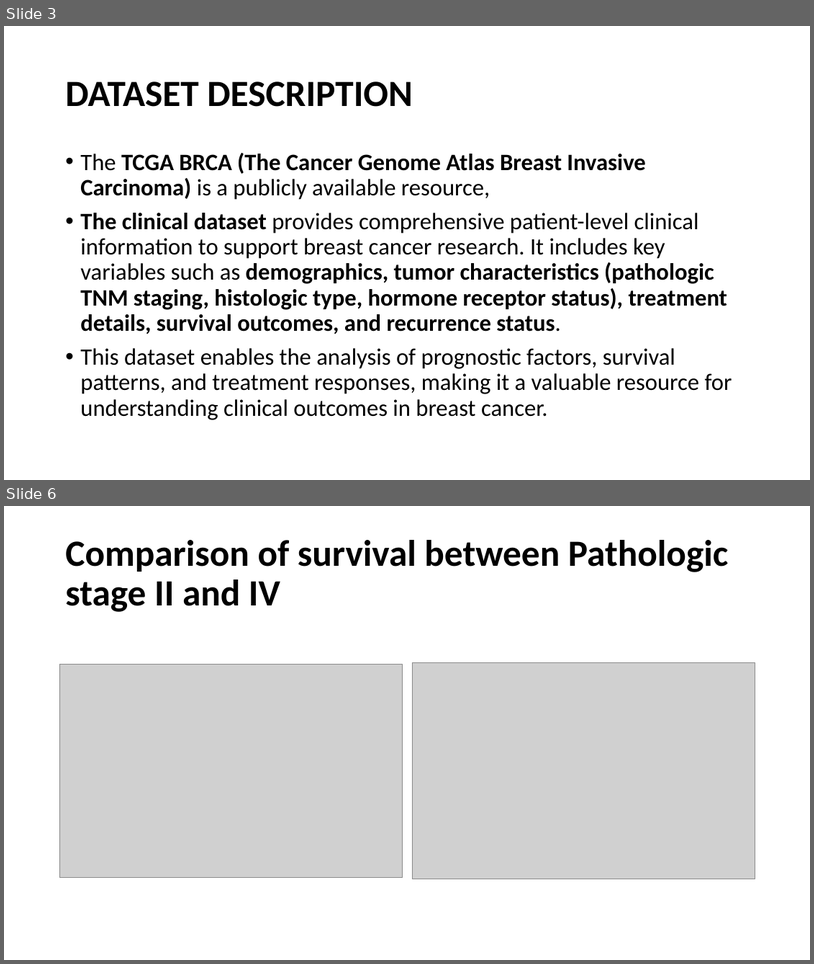
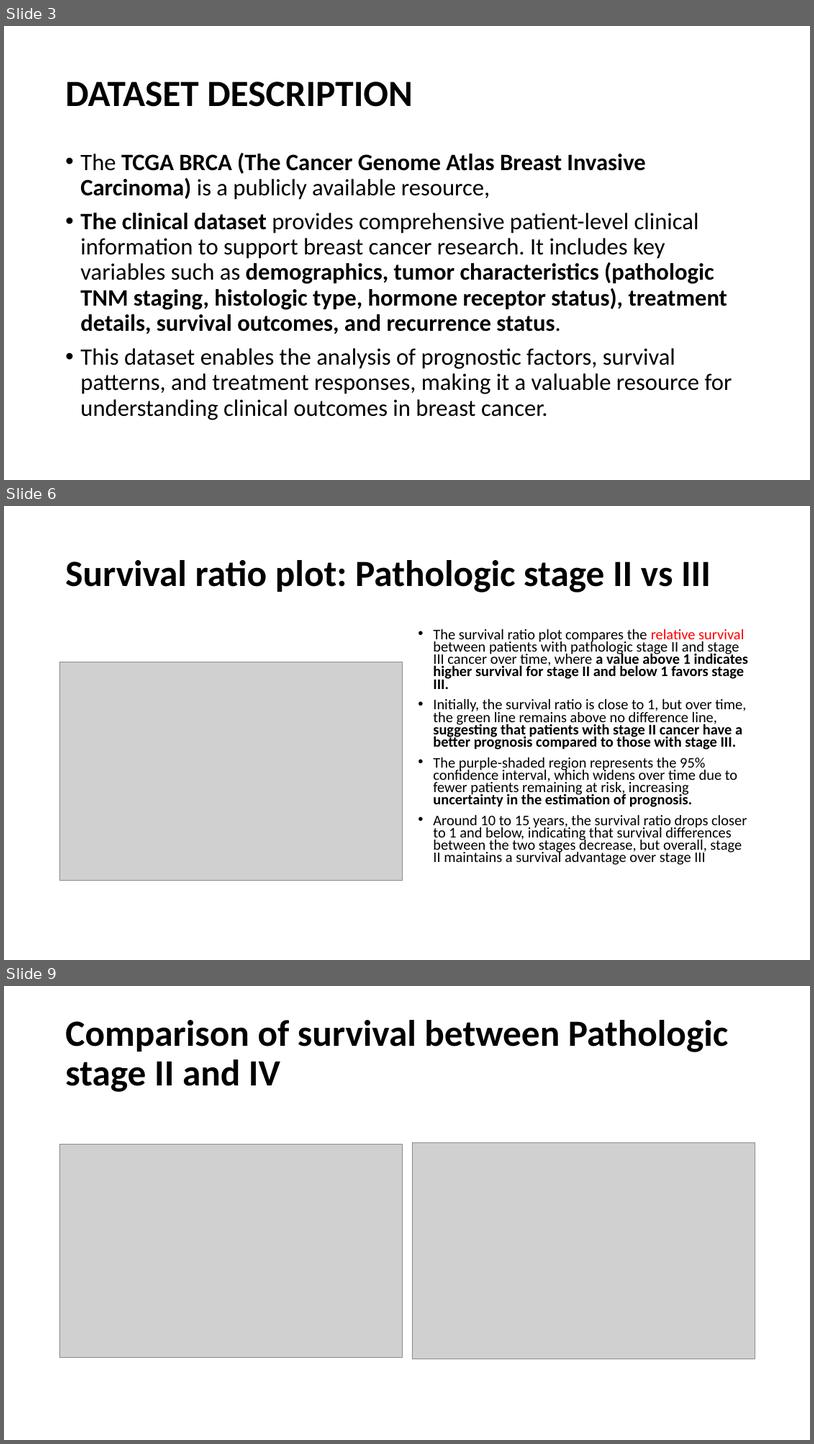
Before and after one commit to rwandarwacu1/Msc_thesis_survival, a slide deck: SURVIVAL RATIO PLOTS_For survey.pptx. Shown one above the other, each under a label of ours: slides 3 and 6 before the commit, slides 3, 6 and 9 after it; the slides between them are not shown. The pictures are 814x964 and 814x1444 pixels, drawn with LibreOffice and Linux fonts; fonts in the diff are those of the drawing; grey boxes stand for pictures. Boxes give left, top, right and bottom in pixels: in the first picture for what was removed or moved away, otherwise in the second. Text is boxed around its words. In the diff, an @@ line names an element or a change of style, - is before the commit and + after.

Commit message:
Update SURVIVAL RATIO PLOTS_For survey.pptx
added plot interpretation on plots

```diff
--- a/SURVIVAL RATIO PLOTS_For survey.pptx
+++ b/SURVIVAL RATIO PLOTS_For survey.pptx
@@ slide 6 added at <box>4,506,810,960</box>, background #FFFFFF @@
@@ title added at <box>65,560,711,592</box>, 44 pt, text #000000, bold @@
+Survival ratio plot: Pathologic stage II vs III
@@ text added at <box>433,628,748,865</box>, 17.5 pt, text #000000 @@
+• The survival ratio plot compares the relative survival between patients with pathologic stage II and stage III cancer over time, where a value above 1 indicates higher survival for stage II and below 1 favors stage III.
+• Initially, the survival ratio is close to 1, but over time, the green line remains above no difference line, suggesting that patients with stage II cancer have a better prognosis compared to those with stage III.
+• The purple-shaded region represents the 95% confidence interval, which widens over time due to fewer patients remaining at risk, increasing uncertainty in the estimation of prognosis.
+• Around 10 to 15 years, the survival ratio drops closer to 1 and below, indicating that survival differences between the two stages decrease, but overall, stage II maintains a survival advantage over stage III
@@ picture added at <box>59,662,403,880</box> @@
@@ what was slide 6 is now slide 9 @@
```
Also in this commit, not shown: 2 slides changed, 2 other slides added.
